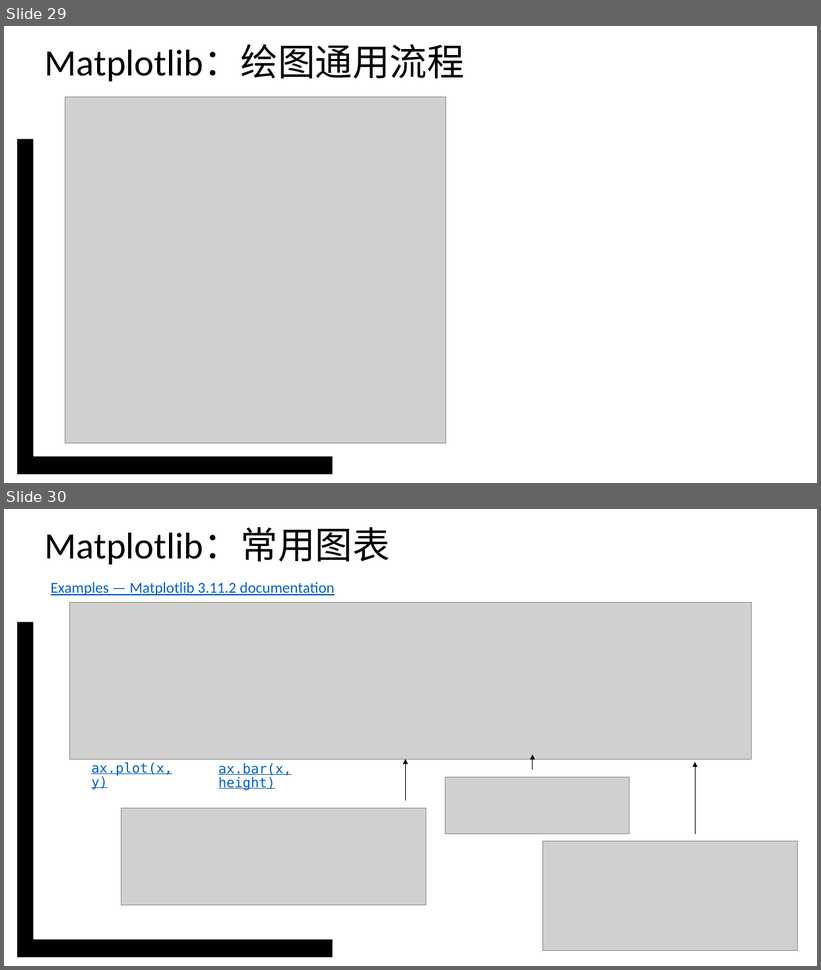
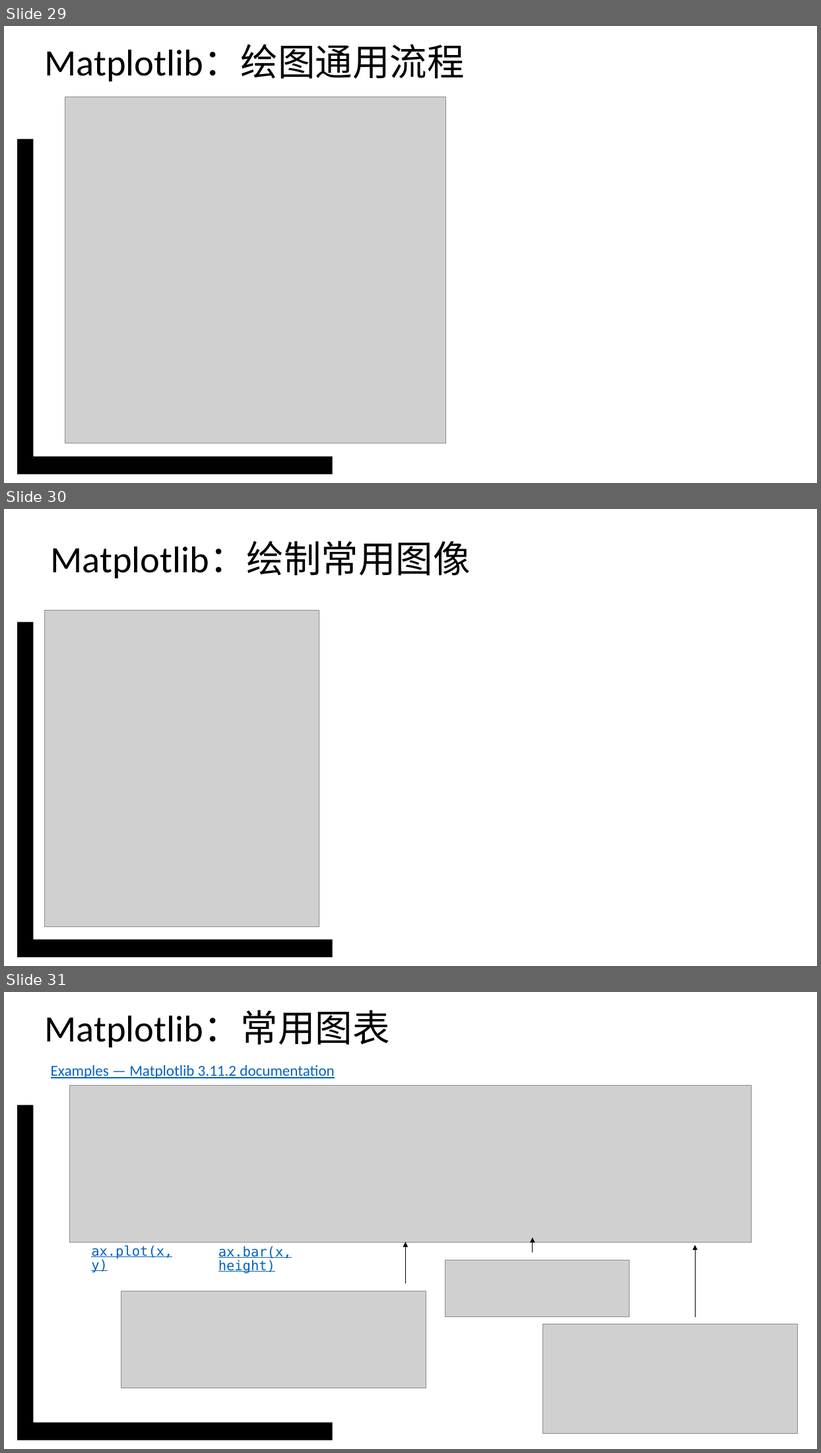
Before and after one commit to vcboy1/Leeds, a slide deck: 26fall/1850/Note/w1.8_s1.pptx. Shown one above the other, each under a label of ours: slides 29 and 30 before the commit, slides 29, 30 and 31 after it. The pictures are 821x970 and 821x1453 pixels, drawn with LibreOffice and Linux fonts; fonts in the diff are those of the drawing; grey boxes stand for pictures; background and template pictures are left out. Boxes give left, top, right and bottom in pixels: in the first picture for what was removed or moved away, otherwise in the second. Text is boxed around its words. In the diff, an @@ line names an element or a change of style, - is before the commit and + after.

```diff
--- a/26fall/1850/Note/w1.8_s1.pptx
+++ b/26fall/1850/Note/w1.8_s1.pptx
@@ slide 30 added at box(4, 509, 817, 966), background #FFFFFF; not listed: 1 template element that a slide beside it also shows @@
@@ title added at box(51, 541, 471, 578), 44 pt, text #000000 @@
+Matplotlib：绘制常用图像
@@ picture added at box(45, 611, 319, 927) @@
@@ what was slide 30 is now slide 31 @@
```
Also in this commit, not shown: 2 slides changed.
